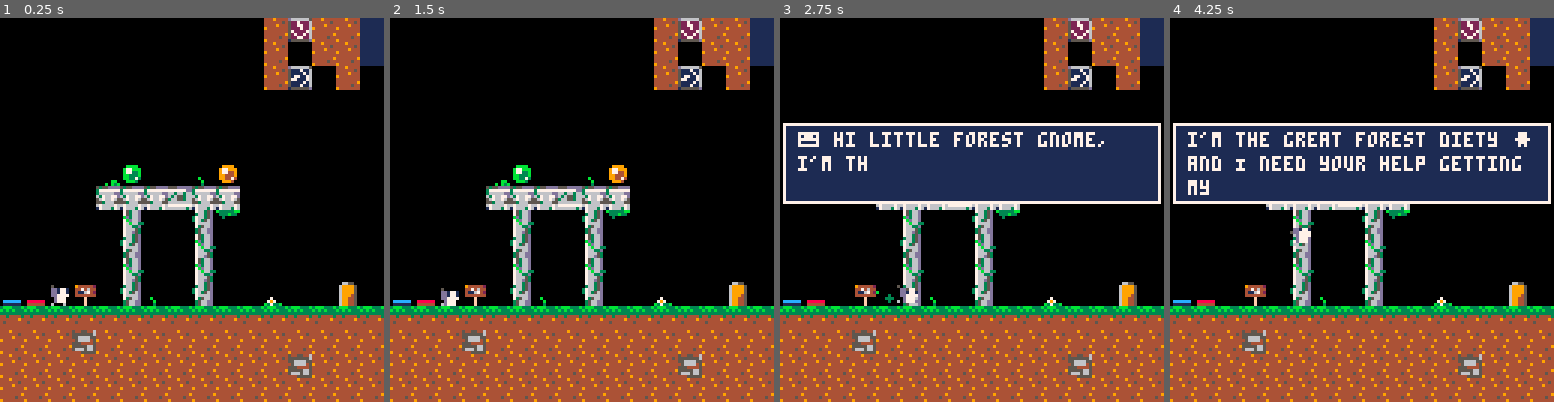
Above: before the commit, frames 1-4 (left to right).
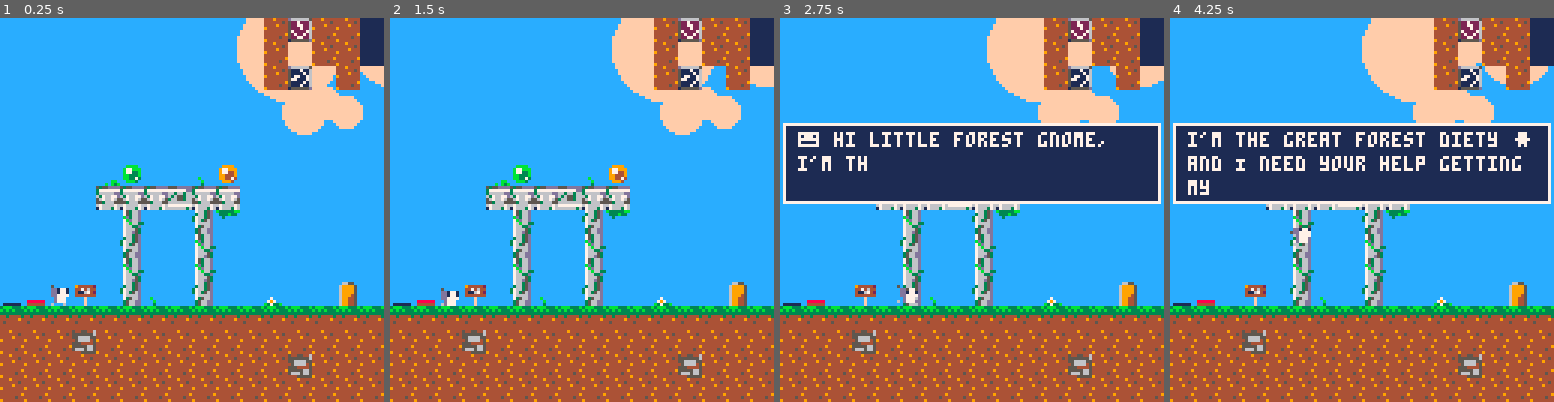
Above: after the commit, the same moments.

Repository: luhdriloh/ever_green
Game: PICO-8 cartridge ever_green.p8
Same seed, same stepped clock (60 frames per second), same inputs: the game is played once before the commit and once after it.
Inputs:
- Up to frame 1 (0.25 s): no input
- Up to frame 2 (1.5 s): tap X (X key) at 0.33, 1.07 s; tap O (Z key) at 0.7 s
- Up to frame 3 (2.75 s): hold Right 1.6-2.1 s; tap O (Z key) at 1.7, 2.1, 2.5 s; tap X (X key) at 1.85 s; hold Up 2.15-2.42 s; hold Right from 2.47 s (still down)
- Up to frame 4 (4.25 s): tap O (Z key) every 0.4 s from 2.9 to 4.1 s; tap X (X key) at 2.97, 4.08 s; release Right at 3.03 s; hold Left 3.08-3.58 s; hold Down 3.63-3.97 s; hold Right from 4.02 s (still down)

The runs differ from the first frame. In frame 1, 64% of the frame differs, in the area x 0-100%, y 0-75%; in frame 2, 64%; in frame 3, 46%; in frame 4, 46%.

Commit message:
add clouds

Diff:
--- /dev/null
+++ b/clouds.lua
@@ -0,0 +1,39 @@
+function clouds_init()
+  return {
+    -- init
+    clouds = {},
+
+    level_set = function(self)
+      local cloud_num = 2 + rnd(5)
+      for i=1,cloud_num do
+        add(self.clouds, {
+          x = rnd(256),
+          y = 8 + rnd(60),
+          w = 16 + rnd(42),
+          spd = 0.05 + rnd(0.25)
+        })
+      end
+    end,
+
+    update = function(self)
+      for c in all(self.clouds) do
+        c.x -= c.spd
+        if c.x + c.w < 0 then
+          c.x = 128 + rnd(32)
+          c.y = 8 + rnd(40)
+          c.w = 16 + rnd(24)
+        end
+      end
+    end,
+
+    draw = function(self, cam_x)
+      for c in all(self.clouds) do
+        local sx = flr(c.x)
+        local r = c.w / 3
+        circfill(sx, c.y, r, 15)
+        circfill(sx + r, c.y - r/2, r*0.8, 15)
+        circfill(sx + r*2, c.y, r*0.7, 15)
+      end
+    end,
+  }
+end
--- a/ever_green.p8
+++ b/ever_green.p8
@@ -16,6 +16,7 @@
 #include dtb.lua
 #include ps.lua
 #include particle_manager.lua
+#include clouds.lua
 __gfx__
 00000000000000000000000000000000000000050000000000000000444449335355dddd555ddddd000000000066550000000000000000000000000011111111
 00000000000000050000000505775dd505775dd000000005000000054444449b37777777777777dd0944444206999950000000000000000000bbbb0011111111
--- a/level_manager.lua
+++ b/level_manager.lua
@@ -14,6 +14,7 @@
     buttons = nil,
     background = 1,
     level = 1,
+    clouds = {},
     callbacks = {},
 
     init = function(self)
@@ -23,7 +24,9 @@
       self.player = plinit()
       self.finish_door = finish_door_init(self.player, function() self:advance_level() end)
       self.equipment_gui = equipment_gui_init(self.orbs, self.player)
+      self.clouds = clouds_init()
       particle_manager = particle_manager_init()
+      -- particle_manager:stars()
       -- for initializing dialog library
       dtb_init(3)
       -- initialize particle renderer
@@ -66,6 +69,7 @@
       map_y_offset = map_y * 8
 
       self.equipment_gui:level_set(self.orbs, self.player)
+      self.clouds:level_set()
 
       -- loop through the map space to see if we find any flags that we need to spawn
       for x=0, 15 do
@@ -125,12 +129,15 @@
 
       self.finish_door:update()
       self.equipment_gui:update()
+      self.clouds:update()
       particle_manager:update()
       dtb_update()
     end,
 
     draw = function(self)
       cls(self.background)
+      self.clouds:draw()
+
       for platform in all(self.platforms) do
         platform:draw()
       end
@@ -173,7 +180,7 @@
     dialog = 1,
     teleport_orbs = 0,
     clone_orbs = 0,
-    background = 0,
+    background = 12,
   },
   {
     dialog = 2,
--- a/main.lua
+++ b/main.lua
@@ -2,8 +2,8 @@
 function _init()
   -- custom color pallette
   --  https://nerdyteachers.com/PICO-8/Palette/
-  -- poke(0x5f2e,1)
-  -- pal({[0]=0,1,-11,3,4,5,6,7,-8,-7,-6,11,12,13,14,15},1)
+  poke(0x5f2e,1)
+  pal({[0]=0,1,2,3,4,5,6,7,8,9,10,11,12,13,-4,15},1)
 
   -- Makes it so that btnp only registers once
   poke(0x5f5c, 255)
--- a/particle_manager.lua
+++ b/particle_manager.lua
@@ -1,6 +1,7 @@
 function particle_manager_init()
   return {
     run_emitters = {},
+    star_emitters = {},
 
     level_set = function(self)
     end,
@@ -16,10 +17,13 @@
         ps_set_angle(e.emitter, angle, 45)
         e.emitter.update(e.emitter, delta_time)
       end
+
+      foreach(self.star_emitters, function(obj) obj.update(obj, delta_time) end)
     end,
 
     draw = function(self)
       foreach(self.run_emitters, function(obj) obj.emitter:draw() end)
+      foreach(self.star_emitters, function(obj) obj:draw() end)
     end,
 
     -- set up emitter for when the player is running
@@ -42,15 +46,40 @@
       end
     end,
 
+    stars = function(self)
+      local front = emitter.create(64, 64, 0.2, 0)
+      ps_set_speed(front, 0, 0)
+      ps_set_area(front, 128, 128)
+      ps_set_colours(front, {7})
+      ps_set_size(front, 0, 0, 1, 0)
+      ps_set_life(front, .2, 30)
+      ps_set_angle(front, 0, 0)
+      add(self.star_emitters, front)
+      local midfront = front.clone(front)
+      ps_set_frequency(midfront, 0.1)
+      ps_set_life(midfront, .2, 30)
+      ps_set_colours(midfront, {6})
+      add(self.star_emitters, midfront)
+      local midback = front.clone(front)
+      ps_set_life(midback, .2, 30)
+      ps_set_colours(midback, {5})
+      ps_set_frequency(midback, 0.08)
+      add(self.star_emitters, midback)
+      local back = front.clone(front)
+      ps_set_frequency(back, 0.01)
+      ps_set_size(back, 0, 0, 1, 0)
+      ps_set_life(back, .2, 30)
+      ps_set_colours(back, {15})
+      add(self.star_emitters, back)
+    end,
+
     create_running_emitter = function(self, player)
-      local front = emitter.create(player.x, player.y+7, 0.3, 0)
+      local front = emitter.create(player.x, player.y+7, 0.25, 0)
       local angle = player.flx and 100 or 35
 
-      ps_set_colours(front, {3, 11, 7})
+      ps_set_colours(front, {7})
       ps_set_size(front, 1, 0, 1, 0)
-      ps_set_life(front, .2, .4)
-      ps_set_angle(front, angle, 35)
-      ps_set_speed(front, 25, 10, 10, 15)
+      ps_set_speed(front, 20, 10, 10, 10)
       ps_set_gravity(front, true)
       return front
     end,
--- a/player.lua
+++ b/player.lua
@@ -117,11 +117,11 @@
       end
 
       -- run particles
-      if self.state.name == 'walk' then
-        particle_manager:run(self, true)
-      else
-        particle_manager:run(self, false)
-      end
+      -- if self.state.name == 'walk' then
+      --   particle_manager:run(self, true)
+      -- else
+      --   particle_manager:run(self, false)
+      -- end
     end,
 
     draw = function(self)
